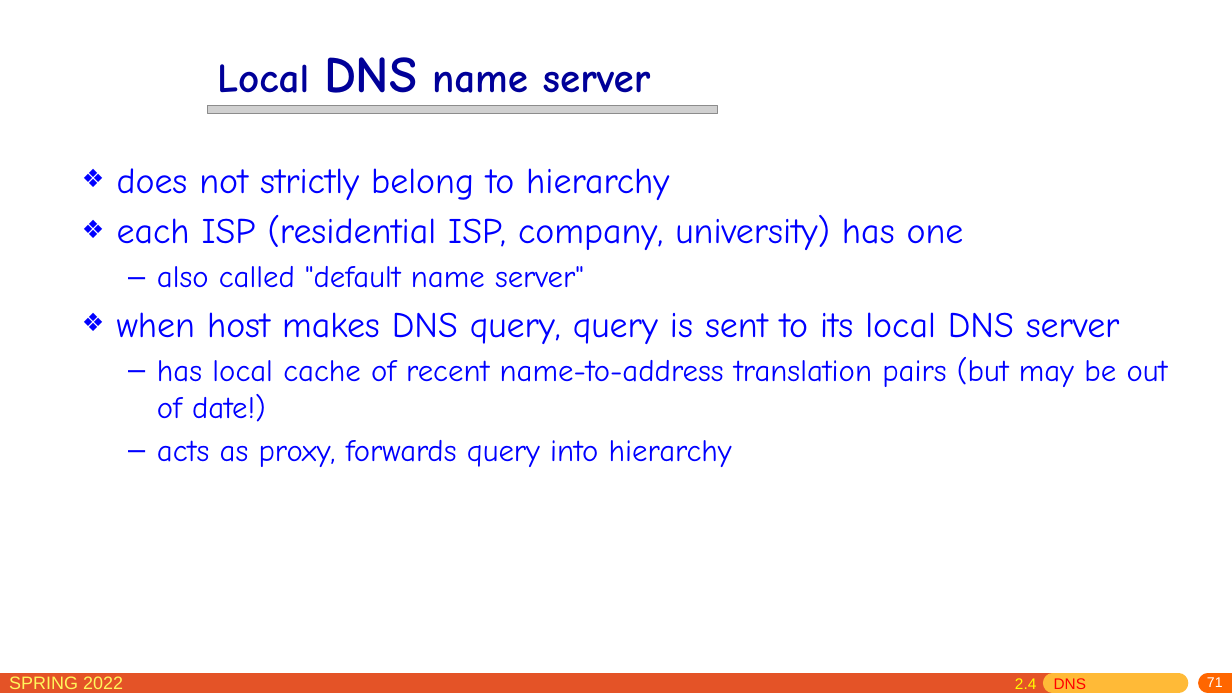
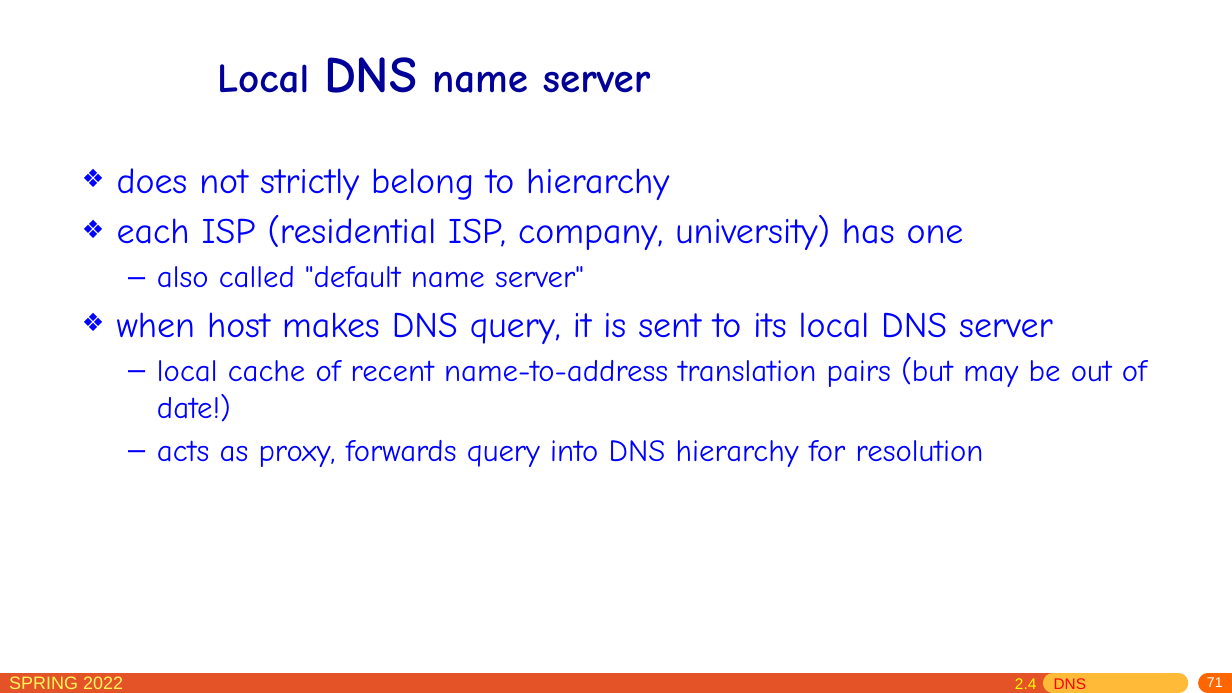
Before and after one commit to network-whu/slides, a slide deck: slide 71 of pptx/chapter2.pptx. Drawn at 1232x693 pixels with LibreOffice and Linux fonts; fonts in the diff are those of the drawing; grey boxes stand for pictures. Boxes give left, top, right and bottom in pixels: in the first picture for what was removed or moved away, otherwise in the second. Text is boxed around its words. In the diff, an @@ line names an element or a change of style, - is before the commit and + after.

```diff
--- a/pptx/chapter2.pptx
+++ b/pptx/chapter2.pptx
@@ picture removed at (208,105,718,114) @@
@@ text at (117,312,1147,467): text changed @@
-❖ when host makes DNS query, query is sent to its local DNS server
-  – has local cache of recent name-to-address translation pairs (but may be out of date!)
-  – acts as proxy, forwards query into hierarchy
+❖ when host makes DNS query, it is sent to its local DNS server
+  – local cache of recent name-to-address translation pairs (but may be out of date!)
+  – acts as proxy, forwards query into DNS hierarchy for resolution
```
Also in this commit, not shown: 61 other slides changed, 1 slide added, 1 other file.
